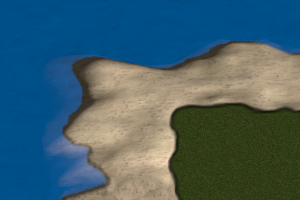
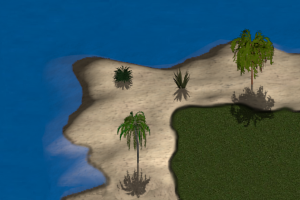
Revision of a layered 300 x 200 image; what changed, layer by layer:
added layer "baum_schatten0001.png#36" above "Background copy#19" over 171, 67, 191, 102
added layer "Background copy#19" above "baum_schatten0001.png#14" over 112, 65, 134, 91
added layer "baum_schatten0001.png#14" above "baum_schatten0001.png copy" over 116, 111, 152, 199
added layer "baum_schatten0001.png copy" above "Clipboard#1" over 229, 28, 276, 127
